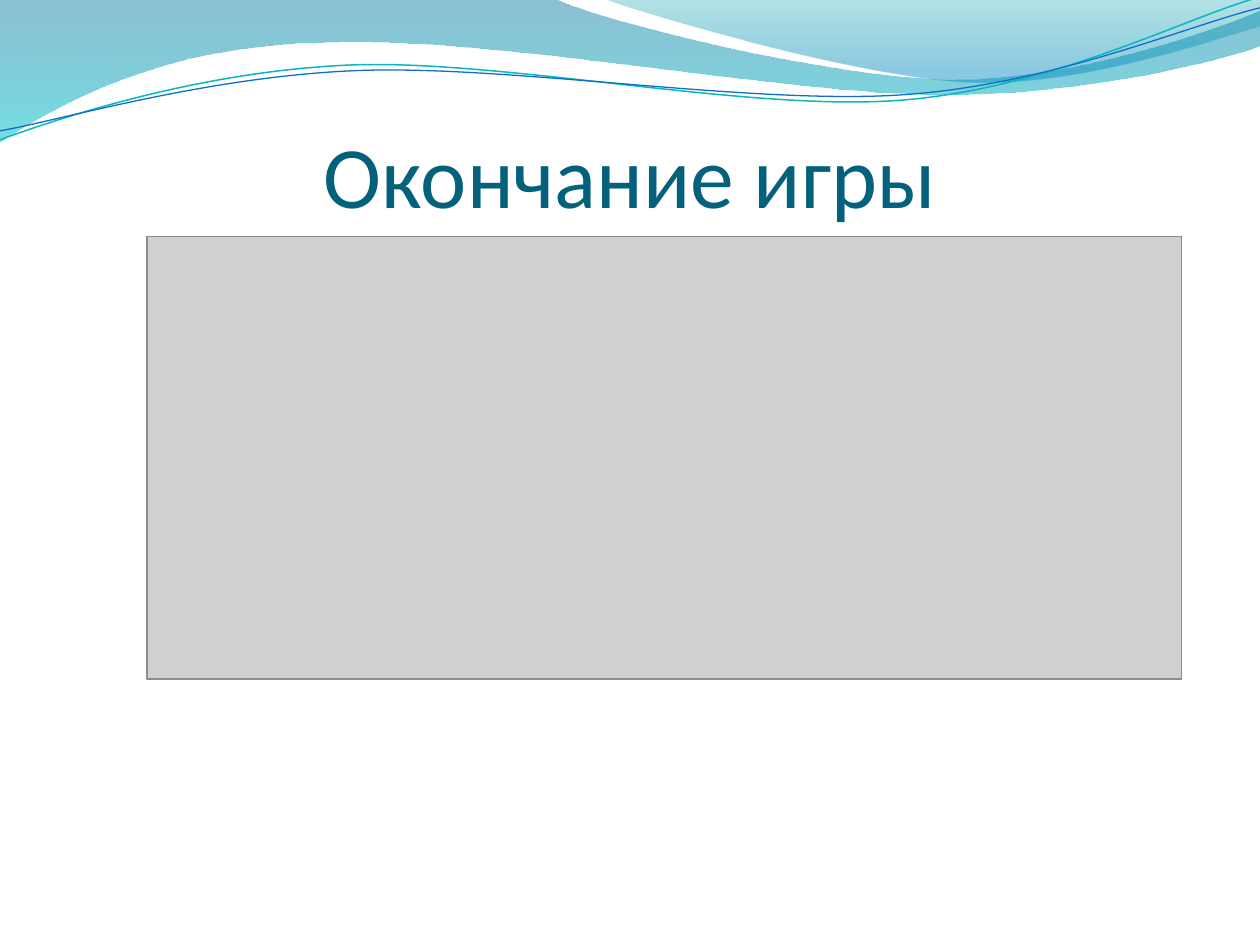
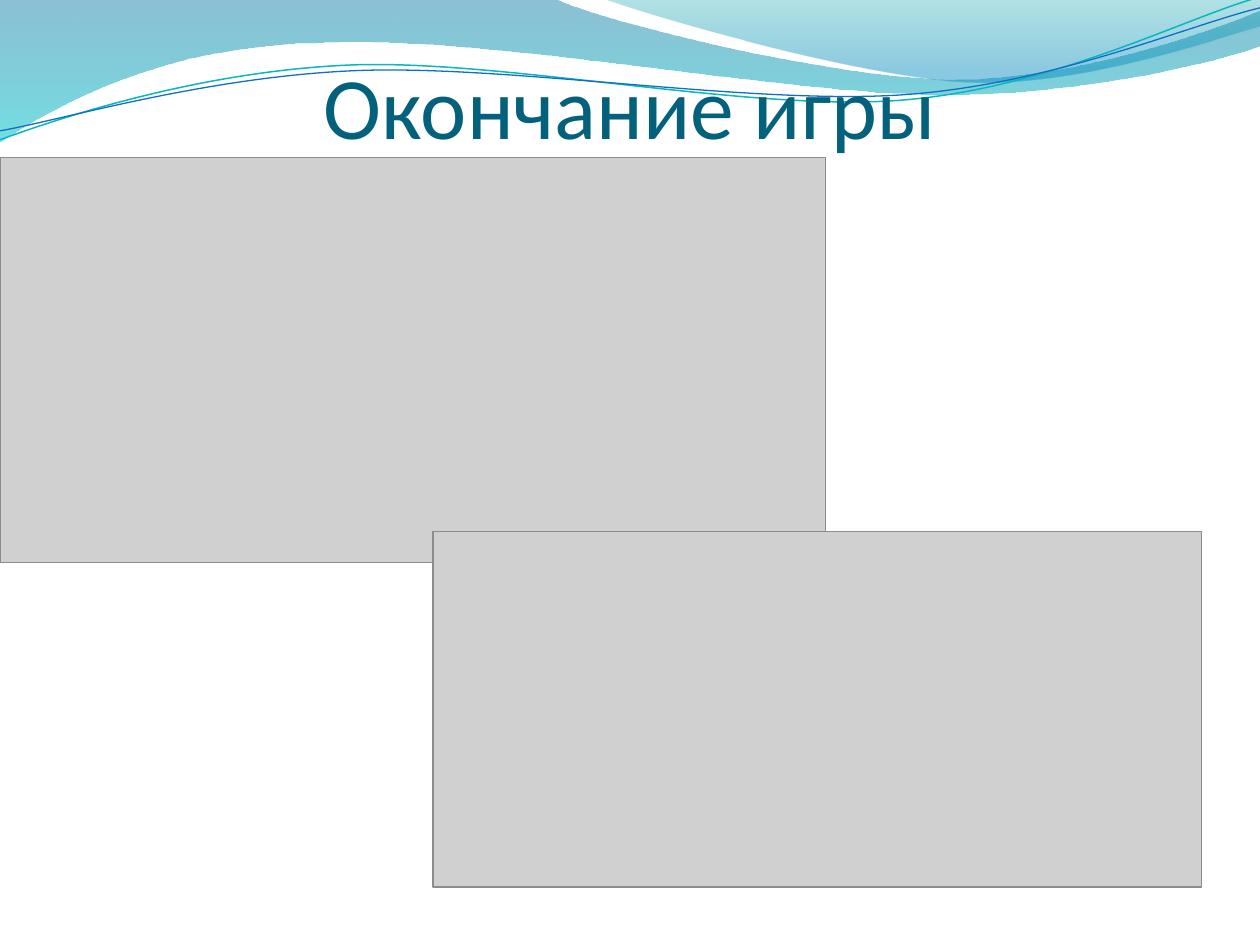
Before and after one commit to alexandr-55/Final_project, a slide deck: slide 10 of Ugaday_chiclo_itog.pptx (slide 8 before the commit). Drawn at 1260x945 pixels with LibreOffice and Linux fonts; fonts in the diff are those of the drawing; grey boxes stand for pictures; background and template pictures are left out. Boxes give left, top, right and bottom in pixels: in the first picture for what was removed or moved away, otherwise in the second. Text is boxed around its words. In the diff, an @@ line names an element or a change of style, - is before the commit and + after.

```diff
--- a/Ugaday_chiclo_itog.pptx
+++ b/Ugaday_chiclo_itog.pptx
@@ title "Окончание игры" rewrapped from (324,151,936,222) to (324,67,936,161) @@
@@ picture added at (0,158,825,562) @@
@@ picture removed at (147,236,1182,679) @@
@@ picture added at (433,532,1202,887) @@
```
Also in this commit, not shown: 3 other slides changed, 2 slides added, 1 other file.
